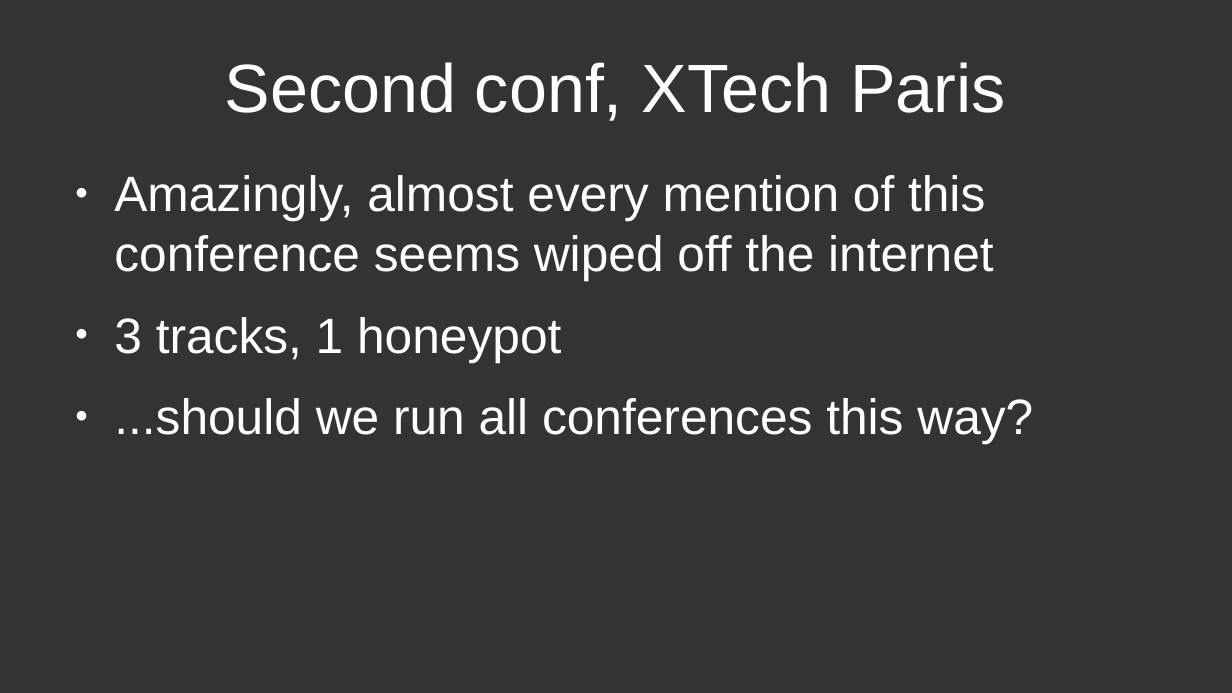
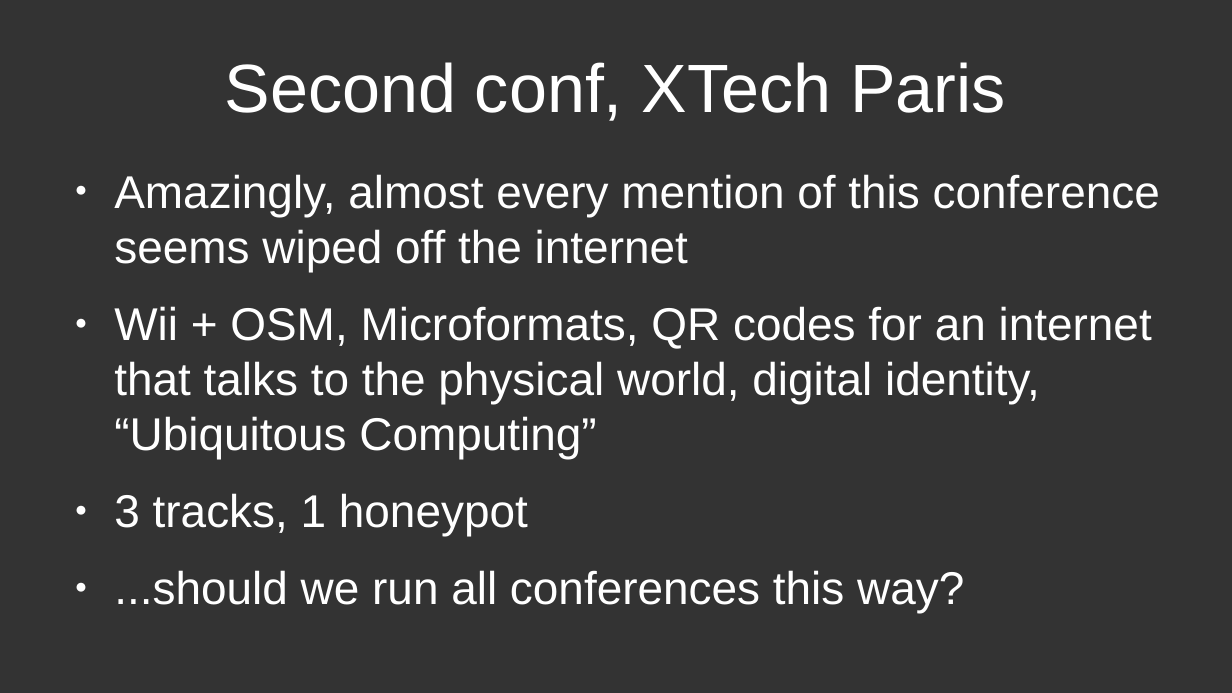
Before and after one commit to deobald/talks, a slide deck: slide 16 of 2024-03-23-inclojure-keynote/talk.odp (slide 15 before the commit). Drawn at 1232x693 pixels with LibreOffice and Linux fonts; fonts in the diff are those of the drawing. Boxes give left, top, right and bottom in pixels: in the first picture for what was removed or moved away, otherwise in the second. Text is boxed around its words. In the diff, an @@ line names an element or a change of style, - is before the commit and + after.

```diff
--- a/2024-03-23-inclojure-keynote/talk.odp
+++ b/2024-03-23-inclojure-keynote/talk.odp
@@ text at (114,174,1160,613): size 32 to 29.6 pt in "Amazingly, almost every mention of this conference ...", "3 tracks, 1 honeypot", "...should we run all conferences this way?" @@
@@ text at (114,306,1152,459): paragraph added @@
+● Wii + OSM, Microformats, QR codes for an internet that talks to the physical world, digital identity, “Ubiquitous Computing”
```
Also in this commit, not shown: 2 slides added, 11 other files.
